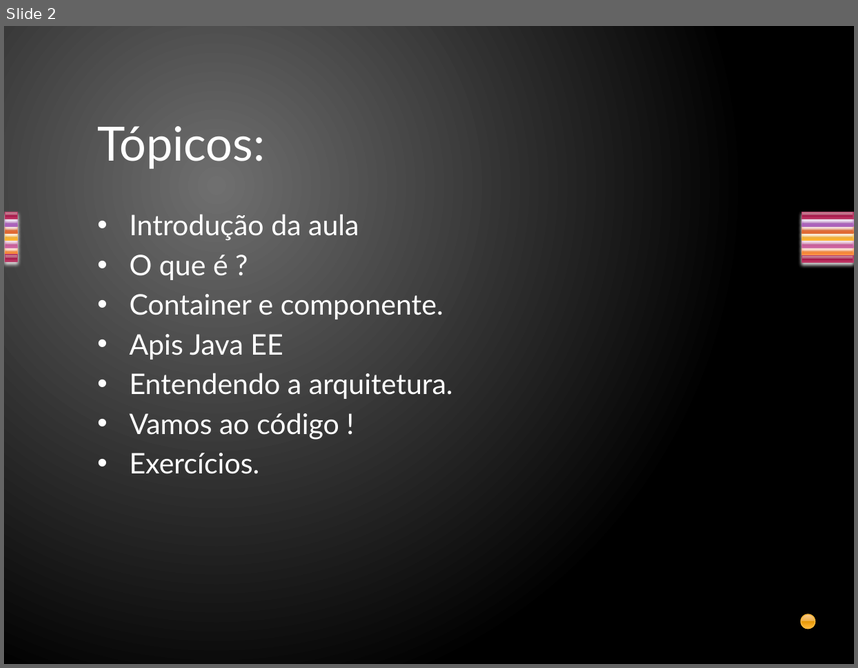
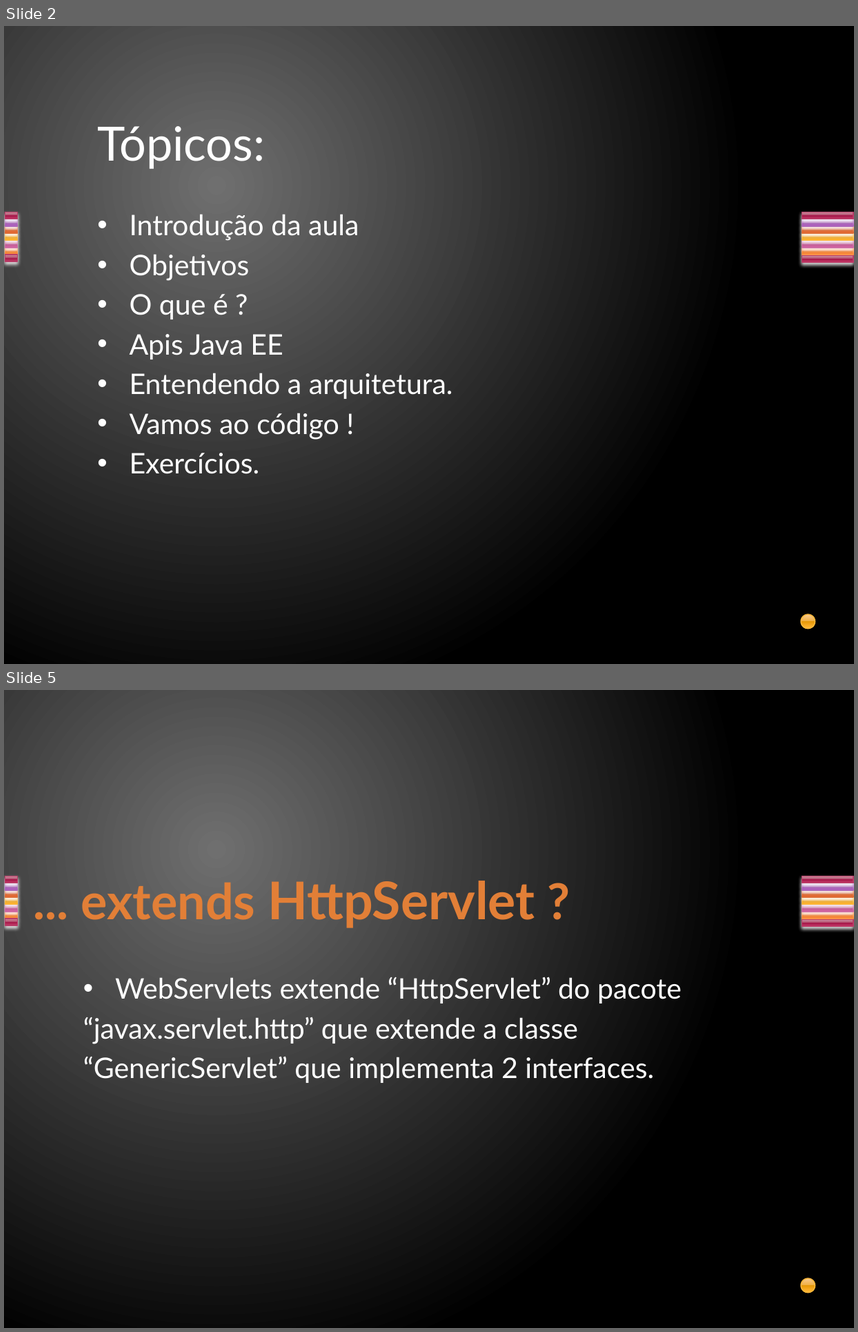
Before and after one commit to davirj9/javaAvancado, a slide deck: AulasAvancado/src/main/resources/br/com/Aula2/Servlets.pptx. Shown one above the other, each under a label of ours: slide 2 before the commit, slides 2 and 5 after it; the slides between them are not shown. The pictures are 858x668 and 858x1332 pixels, drawn with LibreOffice and Linux fonts; fonts in the diff are those of the drawing. Boxes give left, top, right and bottom in pixels: in the first picture for what was removed or moved away, otherwise in the second. Text is boxed around its words. In the diff, an @@ line names an element or a change of style, - is before the commit and + after.

```diff
--- a/AulasAvancado/src/main/resources/br/com/Aula2/Servlets.pptx
+++ b/AulasAvancado/src/main/resources/br/com/Aula2/Servlets.pptx
@@ slide 5 added at <box>4,690,854,1328</box>, background gradient #707070 to #000000; not listed: 15 template elements that a slide beside it also shows @@
@@ title added at <box>81,880,535,929</box>, 42 pt, text gradient #E38037 to #FA8D3D, bold @@
+... extends HttpServlet ?
@@ text added at <box>83,976,682,1083</box>, 24 pt, text #FFFFFF @@
+• WebServlets extende “HttpServlet” do pacote
+“javax.servlet.http” que extende a classe
+“GenericServlet” que implementa 2 interfaces.
@@ slide 2 changed as well @@
@@ text at <box>130,254,250,281</box>: paragraph added @@
+• Objetivos
@@ text at <box>130,294,444,319</box>: paragraph removed @@
-• Container e componente.
```
Also in this commit, not shown: 2 other slides changed, 6 other slides added, 8 slides removed, 2 other files.
